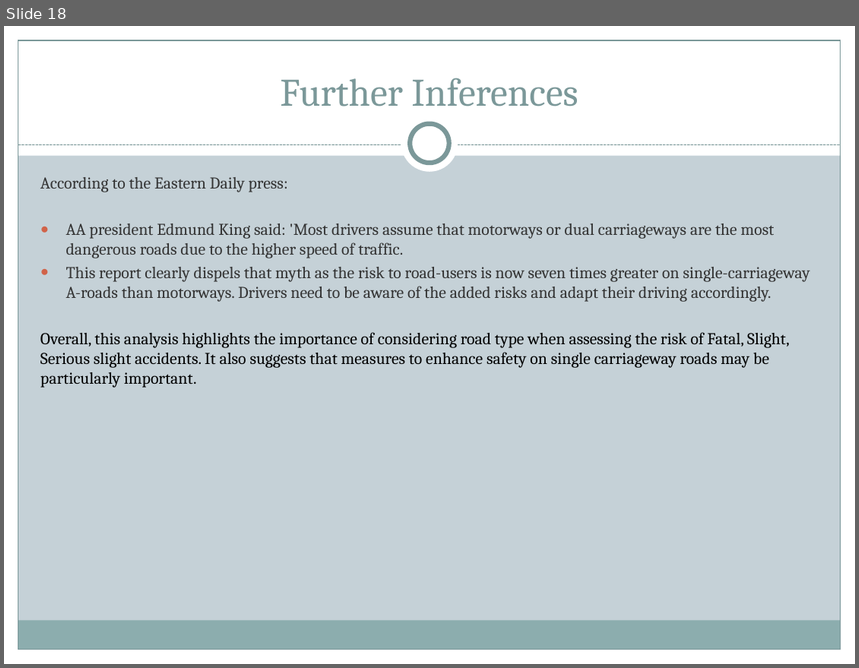
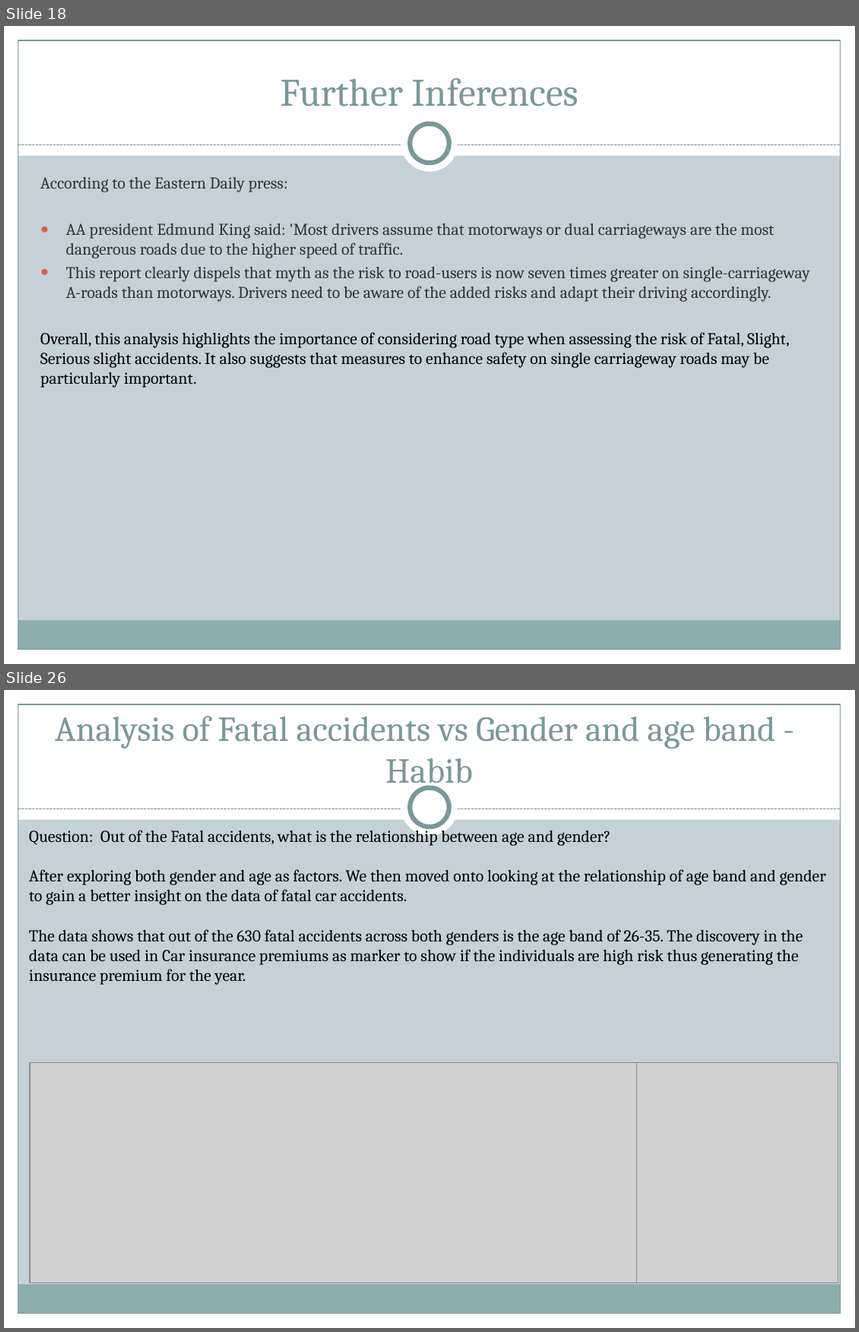
Before and after one commit to HabibR101/Project_1, a slide deck: Car Accidents Data Analysis.pptx. Shown one above the other, each under a label of ours: slide 18 before the commit, slides 18 and 26 after it; the slides between them are not shown. The pictures are 859x668 and 859x1332 pixels, drawn with LibreOffice and Linux fonts; fonts in the diff are those of the drawing; grey boxes stand for pictures. Boxes give left, top, right and bottom in pixels: in the first picture for what was removed or moved away, otherwise in the second. Text is boxed around its words. In the diff, an @@ line names an element or a change of style, - is before the commit and + after.

```diff
--- a/Car Accidents Data Analysis.pptx
+++ b/Car Accidents Data Analysis.pptx
@@ slide 26 added at <box>4,690,855,1328</box>, background #C5D1D7; not listed: 9 template elements that a slide beside it also shows @@
@@ title added at <box>55,716,776,790</box>, 29.7 pt, text #7C999A @@
+Analysis of Fatal accidents vs Gender and age band - Habib
@@ text added at <box>29,826,826,985</box>, 14 pt, text #000000 @@
+Question: Out of the Fatal accidents, what is the relationship between age and gender?
+After exploring both gender and age as factors. We then moved onto looking at the relationship of age band and gender to gain a better insight on the data of fatal car accidents.
+The data shows that out of the 630 fatal accidents across both genders is the age band of 26-35. The discovery in the data can be used in Car insurance premiums as marker to show if the individuals are high risk thus generating the insurance premium for the year.
@@ picture added at <box>30,1063,637,1284</box> @@
@@ picture added at <box>637,1063,838,1284</box> @@
```
Also in this commit, not shown: 7 slides changed, 4 other slides added.
